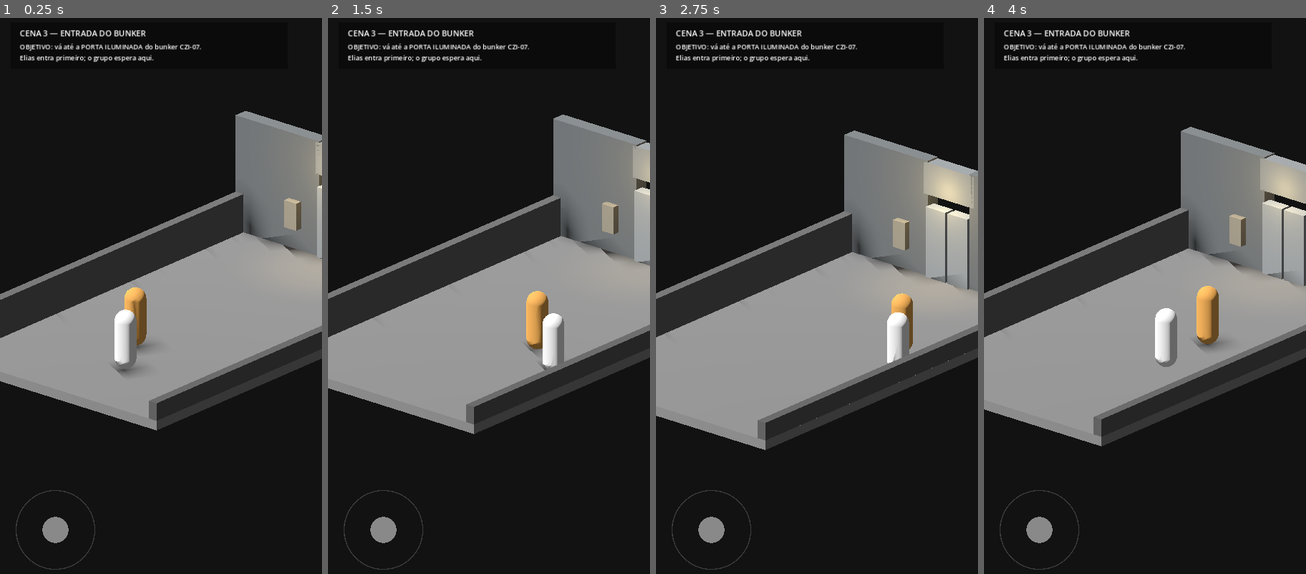
Above: before the commit, frames 1-4 (left to right).
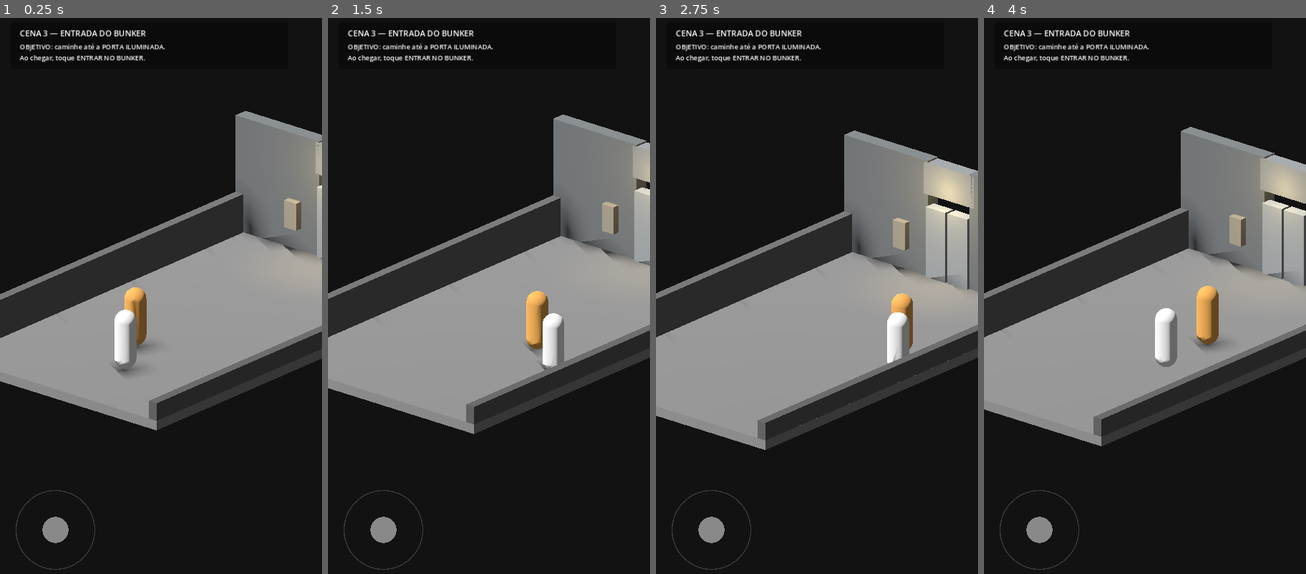
Above: after the commit, the same moments.

Repository: Surgaj/Protocol-Zero
Game: Godot game, scene res://scenes/vertical_slice/scene_03_czi_approach.tscn
Two runs of this game, one before a commit and one after it. Both use one fixed random seed, a clock stepped at 60 frames per second and the inputs below. This scene is started directly instead of the project's main scene.
Inputs (mouse positions are in pixels of both pictures, inside the frame that each line leads up to):
- Up to frame 1 (0.25 s): no input
- Up to frame 2 (1.5 s): tap Enter at 0.5 s; move the mouse to (559, 268) at 0.52 s; hold D (move_right) 0.53-1.25 s; click (559, 268) at 0.67 s; drag from (424, 329) to (472, 412) at 1.27 s
- Up to frame 3 (2.75 s): move the mouse to (849, 173) at 2.02 s; hold D (move_right) from 2.03 s (still down)
- Up to frame 4 (4 s): release D (move_right) at 2.75 s; drag from (1128, 412) to (1048, 212) at 2.77 s; move the mouse to (1241, 384) at 3.52 s; hold A (move_left) from 3.53 s (still down)

The runs differ from the first frame. In frame 1, 0.6% of the frame differs, in the area x 6-63%, y 4-8%; in frame 2, 0.6%; in frame 3, 0.6%; in frame 4, 0.6%.

Commit message:
Make bunker entrance action explicit on mobile

Diff:
--- a/godot/scripts/vertical_slice/scene_03_czi_approach.gd
+++ b/godot/scripts/vertical_slice/scene_03_czi_approach.gd
@@ -2,7 +2,7 @@
 
 # PROTOCOL ZERO — Cena 3 / aproximação do CZI-07.
 # Maya mantém comportamento relacional; o grupo formado na Jornada chega junto e espera na entrada.
-# Passo de comunicação: objetivo concreto + pulso sutil na porta, sem seta/tutorial explícito.
+# Comunicação: o jogador recebe uma ação explícita ao alcançar a porta, sem depender de inferência.
 
 var player: CharacterBody3D
 var maya: CharacterBody3D
@@ -11,6 +11,7 @@
 var objective_label: Label
 var status_label: Label
 var door_light: OmniLight3D
+var entry_button: Button
 var group_markers: Dictionary = {}
 var _door_pulse_time: float = 0.0
 
@@ -204,6 +205,7 @@
 	layer.name = "GreyboxUI"
 	add_child(layer)
 	var panel := ColorRect.new()
+	panel.name = "ObjectivePanel"
 	panel.position = Vector2(24, 22)
 	panel.size = Vector2(620, 104)
 	panel.color = Color(0.04, 0.04, 0.04, 0.84)
@@ -215,7 +217,7 @@
 	panel.add_child(objective_label)
 	status_label = Label.new()
 	status_label.position = Vector2(20, 44)
-	status_label.text = "OBJETIVO: vá até a PORTA ILUMINADA do bunker CZI-07.\nElias entra primeiro; o grupo espera aqui."
+	status_label.text = "OBJETIVO: caminhe até a PORTA ILUMINADA.\nAo chegar, toque ENTRAR NO BUNKER."
 	status_label.add_theme_font_size_override("font_size", 15)
 	panel.add_child(status_label)
 	virtual_stick = Control.new()
@@ -229,9 +231,25 @@
 	virtual_stick.offset_bottom = -30.0
 	layer.add_child(virtual_stick)
 
+	entry_button = Button.new()
+	entry_button.name = "EnterBunker"
+	entry_button.text = "ENTRAR NO BUNKER"
+	entry_button.anchor_left = 1.0
+	entry_button.anchor_top = 1.0
+	entry_button.anchor_right = 1.0
+	entry_button.anchor_bottom = 1.0
+	entry_button.offset_left = -270.0
+	entry_button.offset_top = -164.0
+	entry_button.offset_right = -30.0
+	entry_button.offset_bottom = -76.0
+	entry_button.add_theme_font_size_override("font_size", 20)
+	entry_button.visible = false
+	entry_button.pressed.connect(_on_entry_button_pressed)
+	layer.add_child(entry_button)
+
 func _build_entry_trigger() -> void:
-	# Cena 3 ainda é mundo externo. Elias cruza sozinho; o grupo espera do lado de fora.
-	# Depois da energia voltar, o grupo entra no mapa persistente do CZI-07.
+	# O limiar não troca mais de cena automaticamente.
+	# Ele revela uma ação inequívoca: ENTRAR NO BUNKER.
 	var area := Area3D.new()
 	area.name = "CZIEntryTrigger"
 	area.position = Vector3(0, 1.0, -5.30)
@@ -239,12 +257,25 @@
 
 	var collision := CollisionShape3D.new()
 	var shape := BoxShape3D.new()
-	shape.size = Vector3(1.10, 2.2, 0.70)
+	shape.size = Vector3(2.2, 2.2, 1.25)
 	collision.shape = shape
 	area.add_child(collision)
 	area.body_entered.connect(_on_czi_entry_reached)
+	area.body_exited.connect(_on_czi_entry_exited)
 
 func _on_czi_entry_reached(body: Node3D) -> void:
 	if body.name != "Elias_GreyCapsule":
 		return
+	entry_button.visible = true
+	status_label.text = "VOCÊ CHEGOU À ENTRADA.\nToque ENTRAR NO BUNKER para atravessar a porta."
+
+func _on_czi_entry_exited(body: Node3D) -> void:
+	if body.name != "Elias_GreyCapsule":
+		return
+	entry_button.visible = false
+	status_label.text = "OBJETIVO: caminhe até a PORTA ILUMINADA.\nAo chegar, toque ENTRAR NO BUNKER."
+
+func _on_entry_button_pressed() -> void:
+	if entry_button == null or not entry_button.visible:
+		return
 	get_tree().change_scene_to_file("res://scenes/vertical_slice/czi07_base.tscn")
